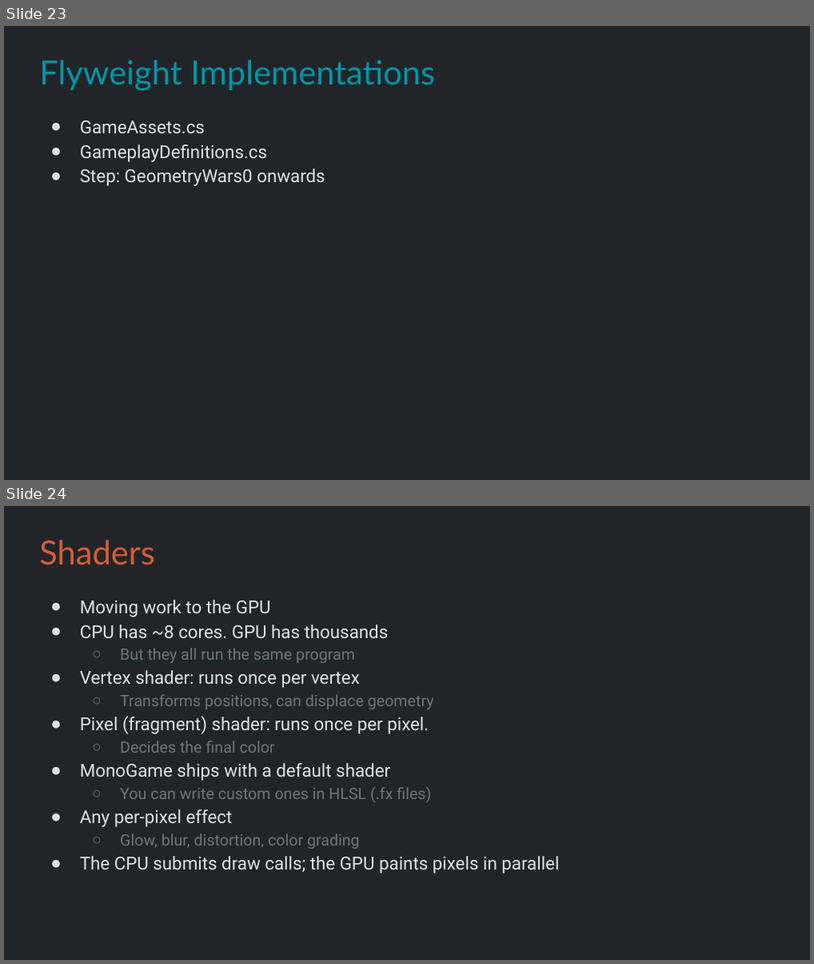
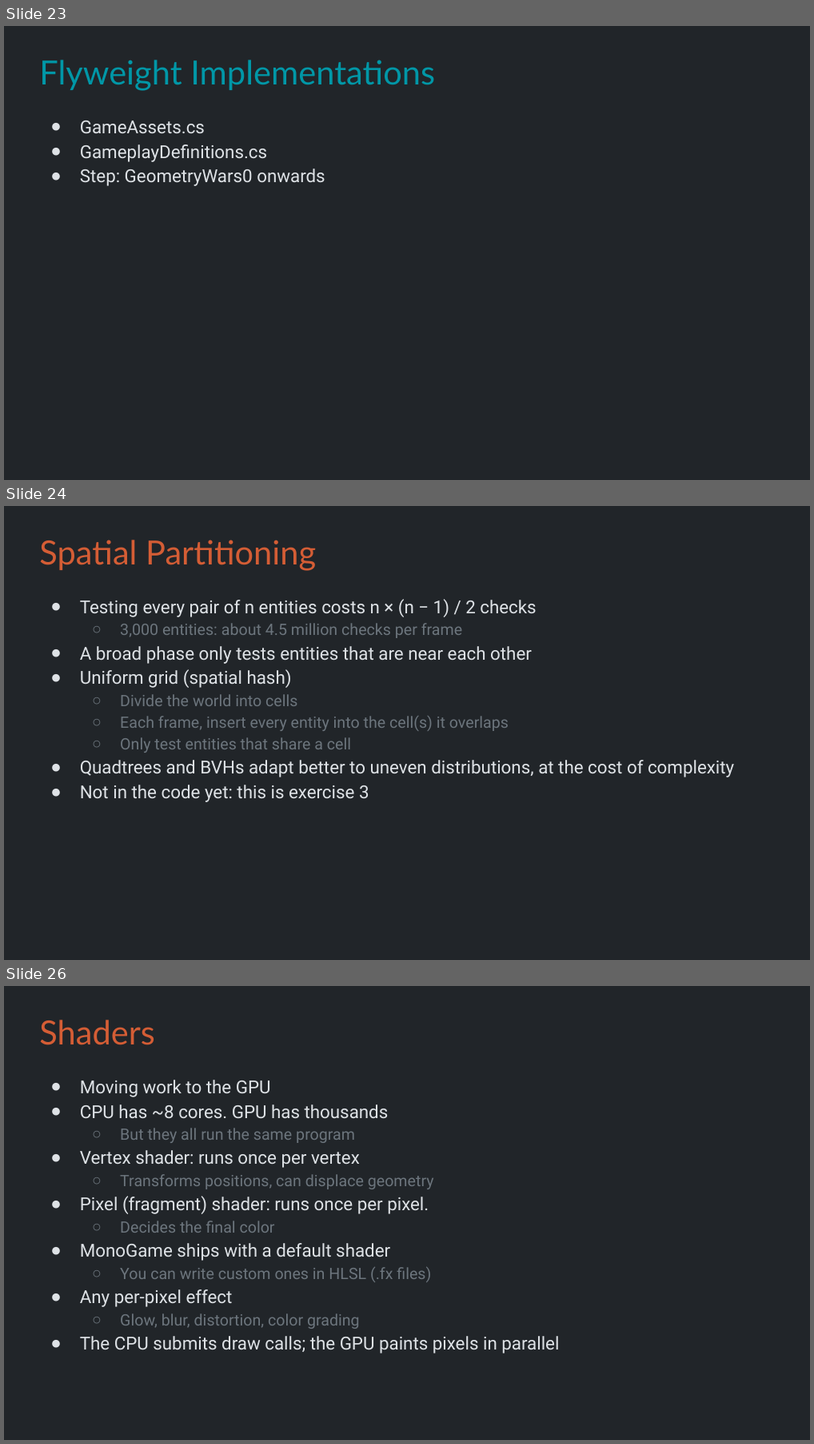
Before and after one commit to Metamate/gar, a slide deck: slides/09 Geometry Wars.pptx. Shown one above the other, each under a label of ours: slides 23 and 24 before the commit, slides 23, 24 and 26 after it; the slides between them are not shown. The pictures are 814x964 and 814x1444 pixels, drawn with LibreOffice and Linux fonts; fonts in the diff are those of the drawing. Boxes give left, top, right and bottom in pixels: in the first picture for what was removed or moved away, otherwise in the second. Text is boxed around its words. In the diff, an @@ line names an element or a change of style, - is before the commit and + after.

```diff
--- a/slides/09 Geometry Wars.pptx
+++ b/slides/09 Geometry Wars.pptx
@@ slide 24 added at [4, 506, 810, 960], background #212529 @@
@@ title added at [39, 540, 316, 571], 29.7 pt, text #D45D35 @@
+Spatial Partitioning
@@ text added at [80, 599, 734, 802], 16 pt, text #DEE2E6 @@
+● Testing every pair of n entities costs n × (n − 1) / 2 checks
+  ○ 3,000 entities: about 4.5 million checks per frame
+● A broad phase only tests entities that are near each other
+● Uniform grid (spatial hash)
+  ○ Divide the world into cells
+  ○ Each frame, insert every entity into the cell(s) it overlaps
+  ○ Only test entities that share a cell
+● Quadtrees and BVHs adapt better to uneven distributions, at the cost of complexity
+● Not in the code yet: this is exercise 3
@@ what was slide 24 is now slide 26 @@
```
Also in this commit, not shown: 2 slides changed, 3 other slides added, 1 other file.
